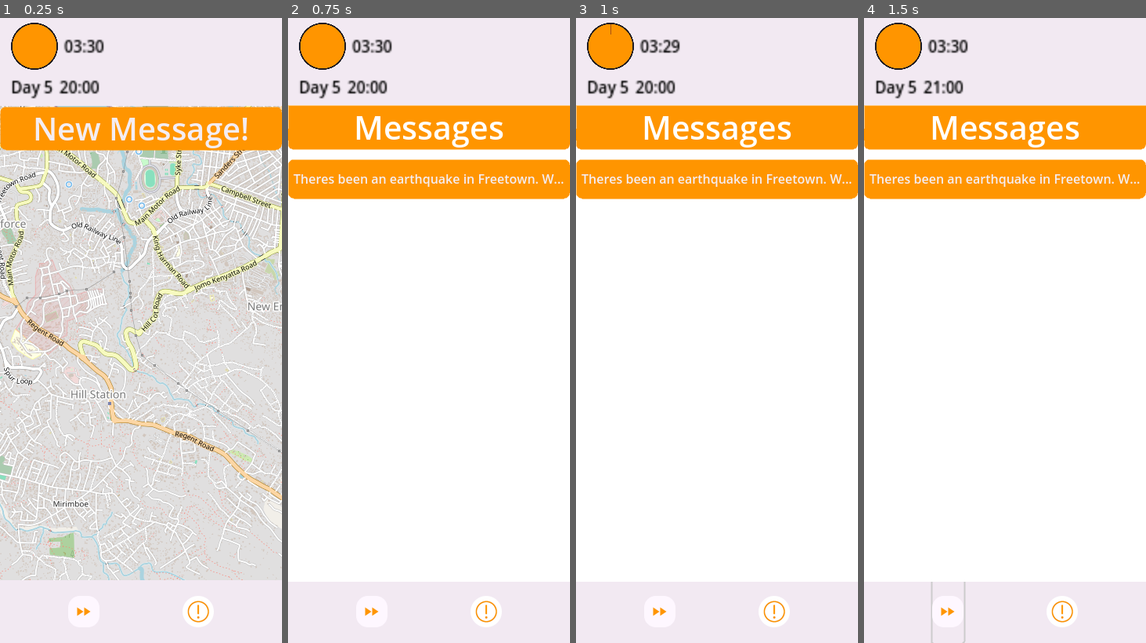
Above: before the commit, frames 1-4 (left to right).
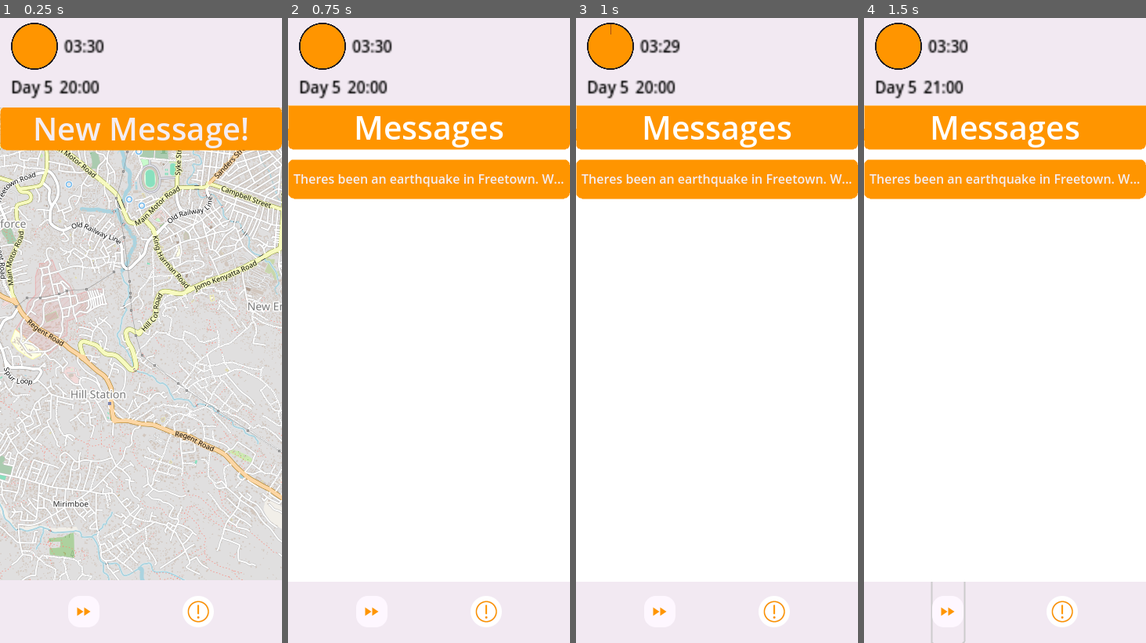
Above: after the commit, the same moments.

Repository: carabowes/Luscinia
Game: Godot game, scene res://main.tscn
Same seed, same stepped clock (60 frames per second), same inputs: the game is played once before the commit and once after it.
Inputs (mouse positions are in pixels of both pictures, inside the frame that each line leads up to):
- Up to frame 1 (0.25 s): no input
- Up to frame 2 (0.75 s): click "New Message!" at 0.5 s
- Up to frame 3 (1 s): no input
- Up to frame 4 (1.5 s): click (948, 611) at 1.25 s

The runs differ from the first frame. In frame 1, 0.2% of the frame differs, in the area x 0-100%, y 14-15%; in frame 2, nothing differs; in frame 3, nothing differs; in frame 4, nothing differs.

Commit message:
Minor fix of UI elements
- Closed gap between timer and new message alert

Diff:
--- a/luscinia/Scenes/timer.tscn
+++ b/luscinia/Scenes/timer.tscn
@@ -26,7 +26,7 @@
 [node name="ColorRect" type="ColorRect" parent="."]
 layout_mode = 0
 offset_right = 180.0
-offset_bottom = 58.0
+offset_bottom = 59.0
 color = Color(0.94902, 0.913725, 0.94902, 1)
 
 [node name="TimerVBox" type="VBoxContainer" parent="."]
Not shown, changed: luscinia/export_presets.cfg
